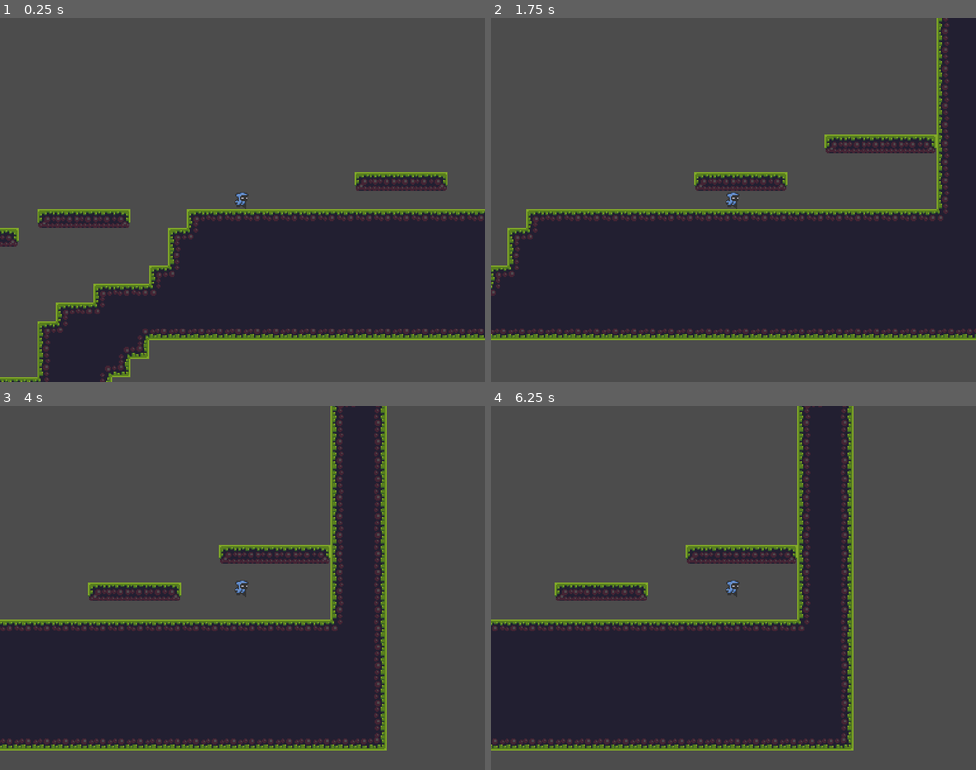
Above: before the commit, frames 1-4 (two rows, left to right).
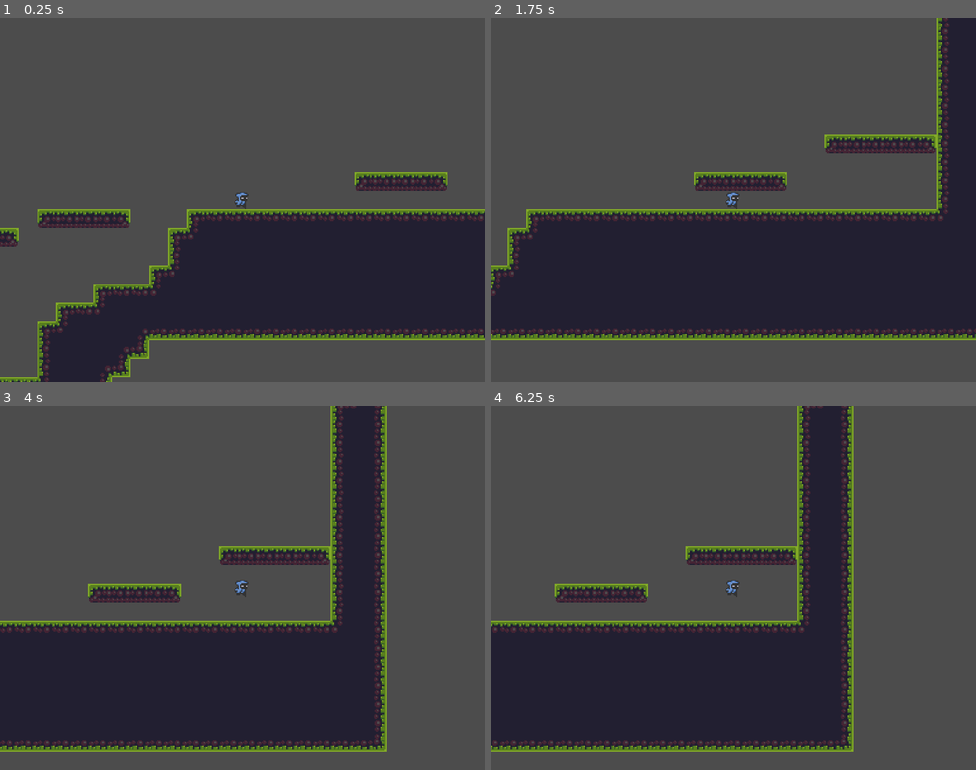
Above: after the commit, the same moments.

Repository: aCube1/Narin
Game: Godot game, scene res://src/main.tscn
Two runs of this game, one before a commit and one after it. Both use one fixed random seed, a clock stepped at 60 frames per second and the inputs below.
Inputs:
- Up to frame 1 (0.25 s): no input
- Up to frame 2 (1.75 s): tap Enter at 0.5 s; hold D (move_right) from 0.53 s (still down); tap Space (move_jump) at 0.77, 1.52 s
- Up to frame 3 (4 s): release D (move_right) at 2.03 s; hold A (move_left) 2.03-2.78 s; hold D (move_right) from 2.78 s (still down); tap Space (move_jump) at 3.02, 3.77 s
- Up to frame 4 (6.25 s): release D (move_right) at 4.28 s; hold A (move_left) 4.28-5.03 s; tap Space (move_jump) at 4.52, 6.02 s; hold D (move_right) 5.03-5.78 s; hold A (move_left) from 5.78 s (still down)

The runs differ from the first frame. In frame 1, 0.2% of the frame differs, in the area x 0-100%, y 43-99%; in frame 2, 0.2%; in frame 3, 6.0%, in the area x 0-80%, y 0-95%; in frame 4, 5.8%.

Commit message:
Fix:   Player buffering doesn't work.   Player fall slowly.
Known Bugs:
  Player jump twice if jump while coyote timer isn't stopped.

Diff:
--- /dev/null
+++ b/assets/Character.tscn
@@ -0,0 +1,3 @@
+[gd_scene format=2]
+
+[node name="Node" type="Node"]
--- a/project.godot
+++ b/project.godot
@@ -62,13 +62,15 @@
 
 [layer_names]
 
-2d_render/layer_1="Entities"
-2d_render/layer_2="TileSet"
-2d_render/layer_3="Debug"
 2d_physics/layer_1="Player"
 2d_physics/layer_2="Enemies"
 2d_physics/layer_3="Items"
 2d_physics/layer_4="World"
+
+[physics]
+
+2d/thread_model=2
+common/enable_object_picking=false
 
 [rendering]
 
--- a/src/entities/character.gd
+++ b/src/entities/character.gd
@@ -4,16 +4,17 @@
 const SNAP_VECTOR := Vector2.DOWN * 8.0
 
 export(float) var coyote_time := 0.10
-export(float) var jump_buffer_timer := 0.30
+export(float) var jump_buffer_timer := 0.15
 
 # Horizontal Movement
 export(int) var acceleration := 700
 export(float) var stop_friction := 24.0 # Stop walking friction
+export(float) var air_fritction := 8.0 # Air walking friction
 export(float) var friction := 48.0 # Change direction friction
 
 # Vertical Movement
 export(float) var time_to_jump_peak := 0.40
-export(float) var time_to_jump_descent := 0.20
+export(float) var time_to_jump_descent := 0.30
 export(float) var jump_height := 128
 export(float) var jump_distance := 210
 
@@ -25,6 +26,7 @@
 var _velocity := Vector2.ZERO
 var _last_direction: float
 
+var _last_jump := false
 var _can_jump := false
 var _jumping := false
 var _current_snap := SNAP_VECTOR
@@ -43,20 +45,34 @@
 	JumpBuffer.wait_time = jump_buffer_timer
 	JumpBuffer.one_shot = true
 
-	assert(CoyoteTimer.connect("timeout", self, "_on_CoyoteTimer_timeout") == OK)
+	var success: int
+	success = CoyoteTimer.connect("timeout", self, "_on_CoyoteTimer_timeout")
+	if success != OK:
+		push_error("Cannot connect Coyote Timer")
+
+	success = JumpBuffer.connect("timeout", self, "_on_JumpBuffer_timeout")
+	if success != OK:
+		push_error("Cannot connect Jump Buffer Timer")
+
 	add_child(JumpBuffer)
 	add_child(CoyoteTimer)
 
 func _physics_process(delta: float) -> void:
-	if CoyoteTimer.is_stopped():
+	# Character can't fall while not look down
+	if not is_grounded:
 		_velocity.y += get_current_gravity() * delta
+		if _can_jump and CoyoteTimer.is_stopped():
+			CoyoteTimer.start()
+	if not CoyoteTimer.is_stopped():
+		_velocity.y = 0
+
+	# Don't snap to the ground if is jumping
 	_current_snap = SNAP_VECTOR if not is_jumping else Vector2.ZERO
 
 	_velocity = move_and_slide_with_snap(_velocity, _current_snap, Vector2.UP)
 	if is_on_floor():
-		is_grounded = CoyoteTimer.is_stopped()
 		is_jumping = false
-		_jumping = false
+		is_grounded = true
 		_can_jump = true
 	else:
 		is_grounded = false
@@ -64,31 +80,36 @@
 func _process(_delta: float) -> void:
 	is_falling = _velocity.y > 0.0 and not is_jumping
 
-	if _can_jump and is_falling and CoyoteTimer.is_stopped():
-		CoyoteTimer.start()
-	if jumpped:
-		CoyoteTimer.stop()
+	if is_grounded:
+		_jumping = false
 
 func _on_CoyoteTimer_timeout() -> void:
 	_can_jump = false
 
+func _on_JumpBuffer_timeout() -> void:
+	_jumping = false
+
 func jump() -> void:
-	if jumpped:
-		if not is_grounded and JumpBuffer.is_stopped():
+	# If "jump" just pressed, apply jump
+	if jumpped and not _last_jump:
+		_jumping = true
+		# If can't jump, store the input to use later
+		if (not _can_jump or is_falling) and JumpBuffer.is_stopped():
 			JumpBuffer.start()
-		_jumping = true
-
-	if not jumpped and not JumpBuffer.is_stopped():
-		_jumping = false
 
 	if _jumping and _can_jump:
 		_velocity.y = -_jump_force
 		_can_jump = false
-		_jumping = true
 		is_jumping = true
+		CoyoteTimer.stop()
+		JumpBuffer.stop()
 
-	if not jumpped and not _jumping and _velocity.y < 0.0:
+	if not jumpped and _velocity.y < 0.0:
 		_velocity.y -= _velocity.y / 2
+
+	# Store last input
+	if _last_jump != jumpped:
+		_last_jump = jumpped
 
 func move(direction: float) -> void:
 	var delta := get_physics_process_delta_time()
@@ -100,11 +121,14 @@
 		if _last_direction != direction:
 			_velocity.x = int(lerp(_velocity.x, 0, friction * delta))
 
-	if is_grounded or not CoyoteTimer.is_stopped():
-		if direction == 0:
+	if direction == 0:
+		if is_grounded or not CoyoteTimer.is_stopped():
 			_velocity.x = int(lerp(_velocity.x, 0, stop_friction * delta))
+		elif not is_jumping:
+			_velocity.x = int(lerp(_velocity.x, 0, air_fritction * delta))
 
-	_last_direction = direction if direction != 0 else _last_direction
+	if direction != 0 and _last_direction != direction:
+		_last_direction = direction
 
 func get_current_gravity() -> float:
 	return _fall_gravity if is_falling else _gravity
--- a/src/entities/character.tscn
+++ /dev/null
@@ -1,98 +0,0 @@
-[gd_scene load_steps=2 format=2]
-
-[sub_resource type="GDScript" id=1]
-script/source = "extends KinematicBody2D
-
-onready var CoyoteTimer := $CoyoteTimer
-
-export var _direction := Vector2.ZERO setget set_direction
-
-const SNAP_VECTOR := Vector2.DOWN * 8.0
-
-var is_on_ground := true
-var is_jumping := false
-
-# Horizontal Movement
-var _acceleration := 700
-var _stop_friction := 24.0 # Stop walking friction
-var _friction := 48.0 # Change direction friction
-var _velocity := Vector2.ZERO
-var _max_speed: float
-
-# Vertical Movement
-var _time_to_jump_peak := 0.3
-var _jump_height := 64
-var _jump_distance := 210
-var _air_friction := 8.0
-var _can_jump := false
-var _jump_force: float
-var _gravity: float
-
-var _current_snap := SNAP_VECTOR
-var _last_direction := Vector2.ZERO
-
-func _ready() -> void:
-	_gravity = (2.0 * _jump_height) / pow(_time_to_jump_peak, 2)
-	_jump_force = _gravity * _time_to_jump_peak
-	_max_speed = _jump_distance / (_time_to_jump_peak * 2.0)
-
-func _physics_process(delta: float) -> void:
-	move(delta)
-	jump()
-
-	_velocity.y += _gravity * delta
-	_current_snap = SNAP_VECTOR if not is_jumping else Vector2.ZERO
-	_velocity = move_and_slide_with_snap(_velocity, _current_snap, Vector2.UP)
-
-func _on_CoyoteTimer_timeout() -> void:
-	_can_jump = false
-
-func jump() -> void:
-	is_on_ground = is_on_floor()
-
-	if (not is_on_floor() or not is_jumping) and CoyoteTimer.is_stopped():
-		CoyoteTimer.start()
-
-	if _direction.y == -1 and _can_jump:
-		_velocity.y = -_jump_force
-		is_jumping = true
-
-	if _direction.y == 0:
-		if is_on_ground:
-			is_jumping = false
-			_can_jump = true
-		elif is_jumping and _velocity.y < 0.0:
-			_velocity.y -= _velocity.y / 2
-
-func move(delta: float) -> void:
-	_direction.x = clamp(_direction.x, -1, 1)
-	_direction.y = clamp(_direction.y, -1, 1)
-
-	if _direction.x != 0:
-		_velocity.x += _acceleration * _direction.x * delta
-		_velocity.x = clamp(_velocity.x, -_max_speed, _max_speed)
-		if _last_direction.x != _direction.x:
-			_velocity.x = int(lerp(_velocity.x, 0, _friction * delta))
-
-	if is_on_ground:
-		if _direction.x == 0:
-			_velocity.x = int(lerp(_velocity.x, 0, _stop_friction * delta))
-	else:
-		if _direction.x == 0:
-			_velocity.x = int(lerp(_velocity.x, 0, _air_friction * delta))
-
-	_last_direction.x = _direction.x if _direction.x != 0 else _last_direction.x
-	_direction.x = 0
-
-func set_direction(value: Vector2) -> void:
-	_direction = value
-"
-
-[node name="Character" type="KinematicBody2D"]
-script = SubResource( 1 )
-
-[node name="CoyoteTimer" type="Timer" parent="."]
-wait_time = 0.2
-one_shot = true
-
-[connection signal="timeout" from="CoyoteTimer" to="." method="_on_CoyoteTimer_timeout"]
--- a/src/entities/player/mage.tscn
+++ b/src/entities/player/mage.tscn
@@ -97,6 +97,7 @@
 } ]
 
 [node name="Mage" type="KinematicBody2D"]
+collision_mask = 14
 script = ExtResource( 5 )
 __meta__ = {
 "_edit_group_": true
--- a/src/main.tscn
+++ b/src/main.tscn
@@ -49,7 +49,7 @@
 points = PoolVector2Array( 0, 0, 64, 0, 64, 64, 0, 64 )
 
 [sub_resource type="TileSet" id=13]
-0/name = "tileset.png 0"
+0/name = "Ground"
 0/texture = ExtResource( 1 )
 0/tex_offset = Vector2( 0, 0 )
 0/modulate = Color( 1, 1, 1, 1 )
@@ -145,7 +145,7 @@
 "shape_transform": Transform2D( 1, 0, 0, 1, 0, 0 )
 } ]
 0/z_index = 0
-1/name = "tileset.png 1"
+1/name = "Floating Ground"
 1/texture = ExtResource( 1 )
 1/tex_offset = Vector2( 0, 0 )
 1/modulate = Color( 1, 1, 1, 1 )
@@ -197,4 +197,4 @@
 scale = Vector2( 0.5, 0.5 )
 tile_set = SubResource( 13 )
 format = 1
-tile_data = PoolIntArray( -720855, 0, 0, -720854, 0, 2, -655 …(277 unchanged characters)…  -327639, 0, 65537, -327638, 0, 65539, -196614, 0, 0, -196613, 0, 1, -196612, 0, 2, -262104, 0, 65536, -262103, 0, 65537, -262102, 0, 65539, -131080, 0, 0, -131079, 0, 1, -131078, 0, 131077, -131077, 0, 3, -131076, 0, 131074, -196568, 0, 65536, -196567, 0, 65537, -196566, 0, 65538, -65544, 0, 65536, -65543, 0, 3, -65542, 0, 4, -65541, 0, 131074, -131032, 0, 65536, -131031, 0, 65537, -131030, 0, 65538, -8, 0, 65536, -7, 0, 65539, -65502, 1, 0, -65501, 1, 1, -65500, 1, 1, -65499, 1, 1, -65498, 1, 1, -65497, 1, 2, -65496, 0, 65536, -65495, 0, 65537, -65494, 0, 65538, 65528, 0, 65541, 65529, 0, 65539, 40, 0, 65541, 41, 0, 65537, 42, 0, 655 …(6313 unchanged characters)…
+tile_data = PoolIntArray( -720855, 0, 0, -720854, 0, 2, -655 …(277 unchanged characters)…  -327639, 0, 65537, -327638, 0, 65539, -262104, 0, 65536, -262103, 0, 65537, -262102, 0, 65539, -196568, 0, 65536, -196567, 0, 65537, -196566, 0, 65538, -131032, 0, 65536, -131031, 0, 65537, -131030, 0, 65538, -8, 0, 0, -7, 0, 1, -6, 0, 1, -5, 0, 2, -65502, 1, 0, -65501, 1, 1, -65500, 1, 1, -65499, 1, 1, -65498, 1, 1, -65497, 1, 2, -65496, 0, 65536, -65495, 0, 65537, -65494, 0, 65538, 65528, 0, 65541, 65529, 0, 3, 65530, 0, 4, 65531, 0, 131074, 40, 0, 65541, 41, 0, 65537, 42, 0, 655 …(6313 unchanged characters)…
